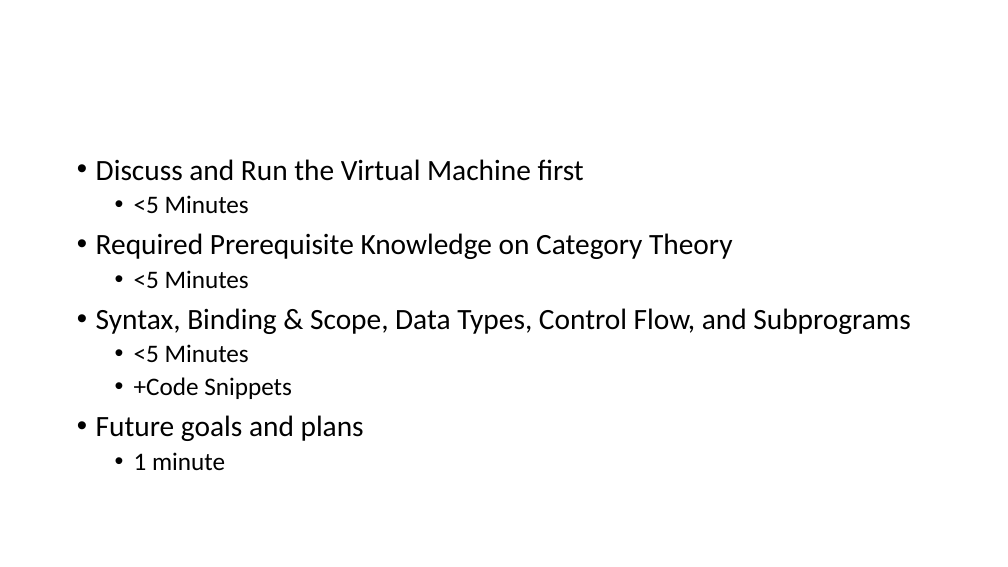
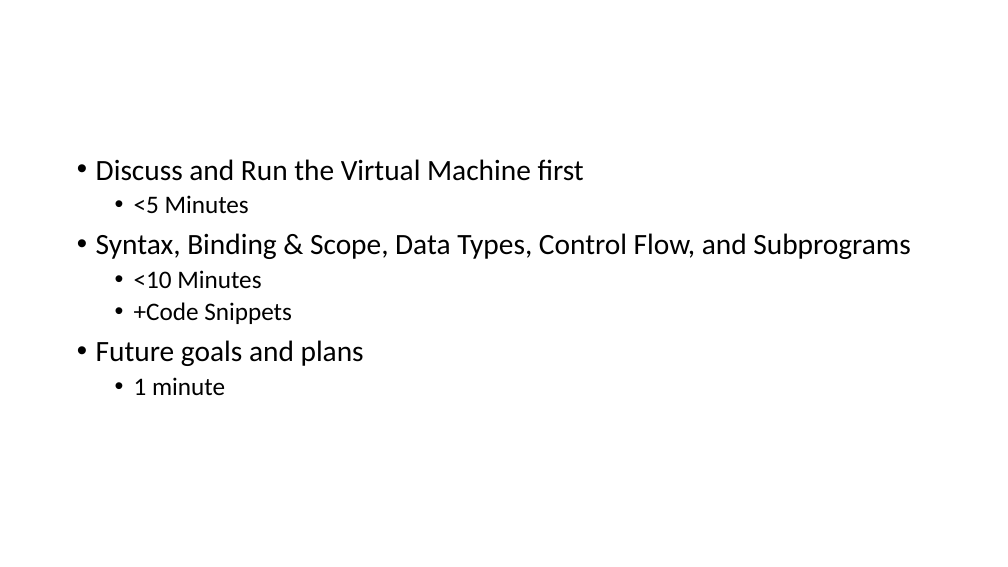
Before and after one commit to LouisJenkinsCS/LLVM-JVM, a slide deck: slide 2 of OPL_Final_Project_Presentation.pptx. Drawn at 1008x567 pixels with LibreOffice and Linux fonts; fonts in the diff are those of the drawing; grey boxes stand for pictures. Boxes give left, top, right and bottom in pixels: in the first picture for what was removed or moved away, otherwise in the second. Text is boxed around its words. In the diff, an @@ line names an element or a change of style, - is before the commit and + after.

```diff
--- a/OPL_Final_Project_Presentation.pptx
+++ b/OPL_Final_Project_Presentation.pptx
@@ text at box(96, 233, 732, 289): paragraphs removed @@
-• Required Prerequisite Knowledge on Category Theory
-  • <5 Minutes
@@ text at box(134, 270, 261, 289): text changed @@
-  • <5 Minutes
+  • <10 Minutes
```
Also in this commit, not shown: 9 other slides changed, 1 slide added, 2 slides removed.
